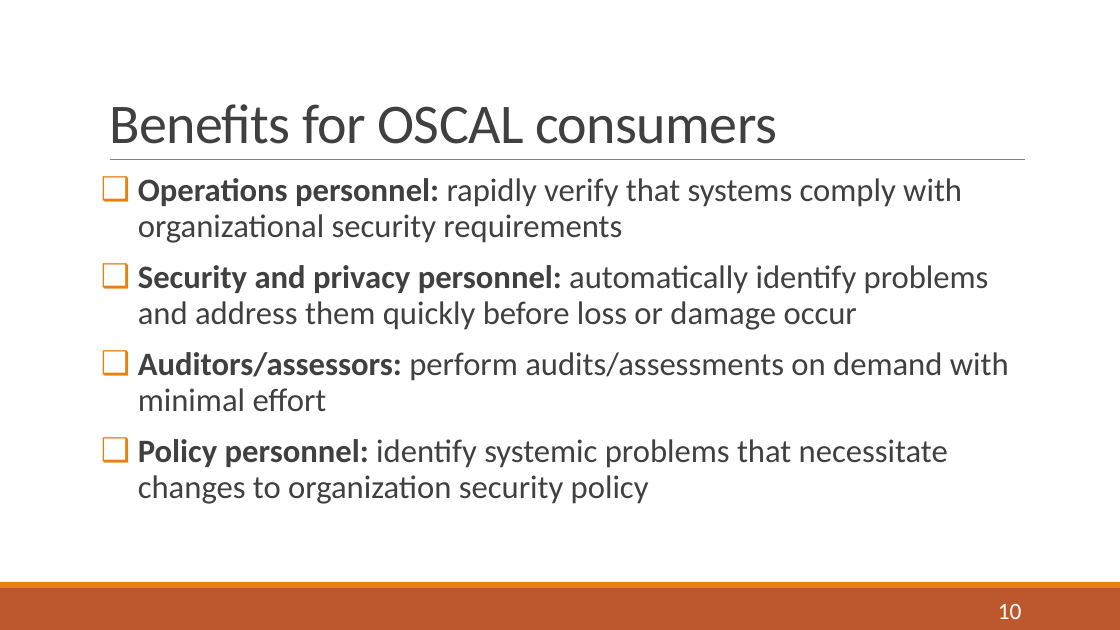
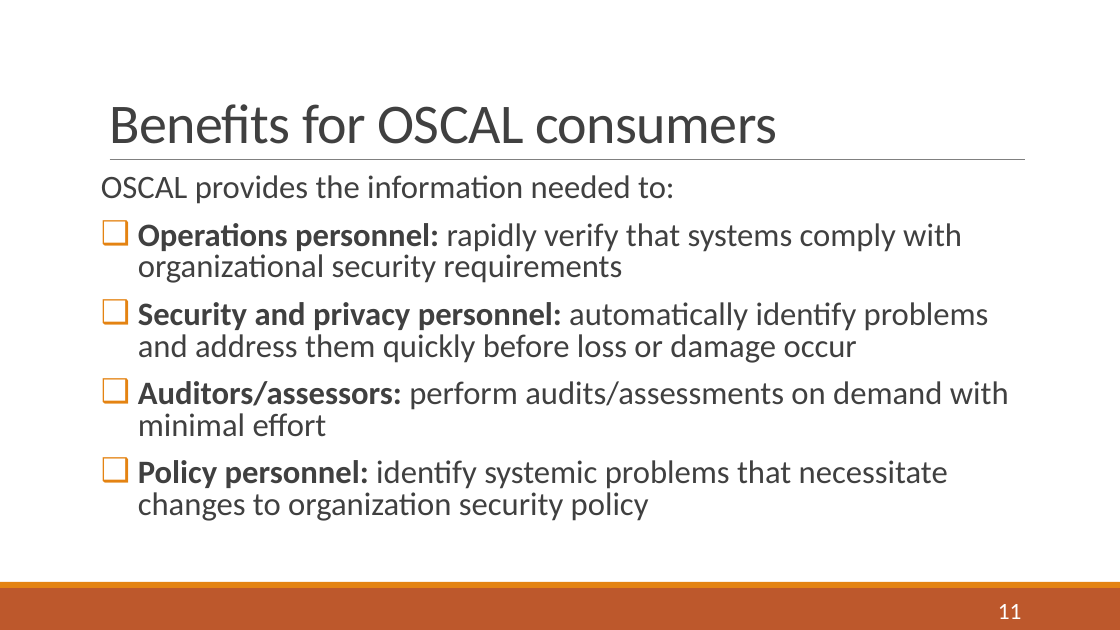
Before and after one commit to usnistgov/OSCAL, a slide deck: slide 11 of docs/presentations/OSCAL Overview 20170810 with draft notes.pptx (slide 10 before the commit). Drawn at 1120x630 pixels with LibreOffice and Linux fonts; fonts in the diff are those of the drawing. Boxes give left, top, right and bottom in pixels: in the first picture for what was removed or moved away, otherwise in the second. Text is boxed around its words. In the diff, an @@ line names an element or a change of style, - is before the commit and + after.

```diff
--- a/docs/presentations/OSCAL Overview 20170810 with draft notes.pptx
+++ b/docs/presentations/OSCAL Overview 20170810 with draft notes.pptx
@@ text at <box>101,175,674,204</box>: paragraph added @@
+OSCAL provides the information needed to:
@@ text at <box>138,223,1009,521</box>: line spacing 0.9 to 0.8 @@
@@ page number at <box>998,604,1022,619</box>: text changed @@
-10
+11
```
Also in this commit, not shown: 13 other slides changed, 4 slides added, 1 other file.
